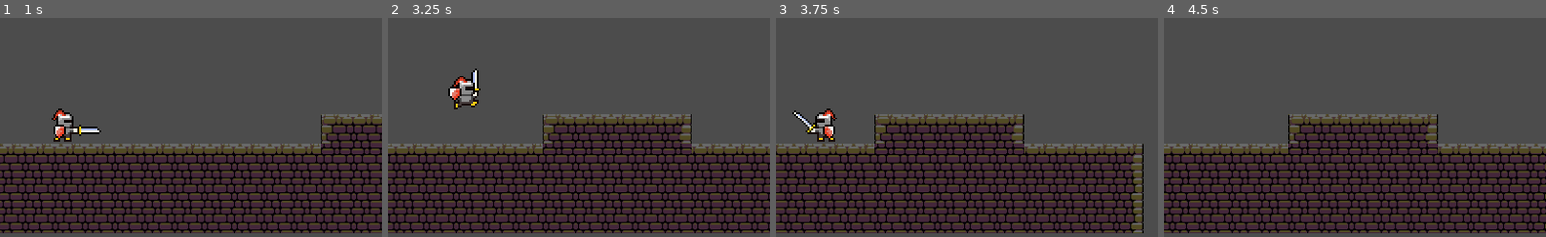
Above: before the commit, frames 1-4 (left to right).
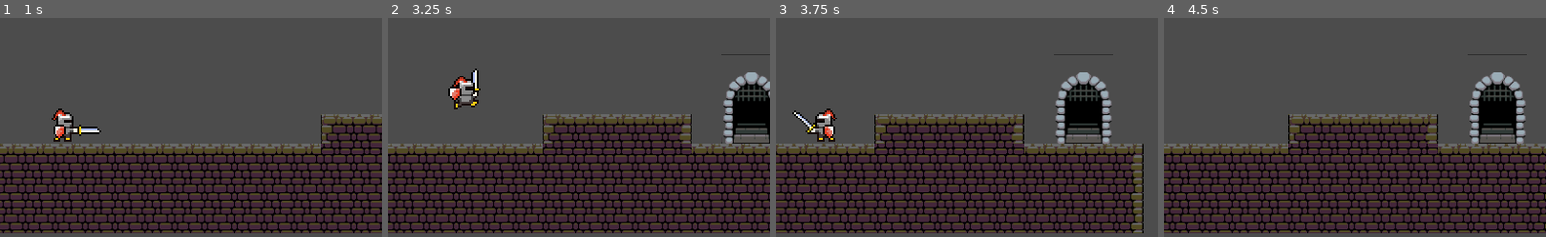
Above: after the commit, the same moments.

Repository: dim35/CEN3031-Project
Game: Godot game, scene res://environment_scenes/World.tscn
The game is run twice, just before and just after one commit, with the same random seed, the same clock (stepped at 60 frames per second) and the same inputs. This scene is started directly instead of the project's main scene.
Inputs:
- Up to frame 1 (1 s): hold D (move_right) from 0.53 s (still down); hold X (attack) from 0.53 s (still down); tap Up (jump) at 0.77 s
- Up to frame 2 (3.25 s): release D (move_right) at 1.28 s; release X (attack) at 1.28 s; hold A (move_left) 1.28-2.03 s; tap X (attack) at 1.35, 2.85 s; tap Up (jump) at 1.52, 3.02 s; hold X (attack) 2.03-2.78 s; hold D (move_right) from 2.03 s (still down)
- Up to frame 3 (3.75 s): release D (move_right) at 3.53 s; hold A (move_left) from 3.53 s (still down); hold X (attack) from 3.53 s (still down)
- Up to frame 4 (4.5 s): keep holding A (move_left); tap Up (jump) at 3.77 s; release X (attack) at 4.28 s; tap X (attack) at 4.35 s
The pictures show only the part of the screen within x 50-100%, y 35-85%; the shares and areas given below are measured in that part.

Frame 1 is identical in both runs. In frame 2, 3.1% of the frame differs, in the area x 87-100%, y 16-58%; in frame 3, 3.5%; in frame 4, 3.6%, in the area x 79-95%, y 16-58%.

Commit message:
Add door leading to splash screen

Diff:
--- a/environment_scenes/World.gd
+++ b/environment_scenes/World.gd
@@ -43,3 +43,11 @@
 	$Canvas/HUD/Mana.max_value = $PlayerSpawner/Container.get_child(0).MAX_MANA
 	$Canvas/HUD/Mana.rect_size = Vector2($PlayerSpawner/Container.get_child(0).MAX_MANA, 8)
 	update_mana_bar()
+
+func _on_Door_body_entered( body ):
+	if body.get_parent() == $PlayerSpawner/Container:
+		level_complete()
+
+func level_complete():
+	var my_scene = load("res://screens/splash_screen/splash_screen.tscn")
+	get_tree().change_scene_to(my_scene)
--- a/environment_scenes/World.tscn
+++ b/environment_scenes/World.tscn
@@ -1,10 +1,15 @@
-[gd_scene load_steps=6 format=2]
+[gd_scene load_steps=7 format=2]
 
 [ext_resource path="res://environment_scenes/World.gd" type="Script" id=1]
 [ext_resource path="res://assets/tilesets/CastleTileset.tres" type="TileSet" id=2]
 [ext_resource path="res://gui/HUD.tscn" type="PackedScene" id=3]
 [ext_resource path="res://entity_scenes/MobSpawner.tscn" type="PackedScene" id=4]
 [ext_resource path="res://entity_scenes/PlayerSpawner.gd" type="Script" id=5]
+
+[sub_resource type="RectangleShape2D" id=1]
+
+custom_solver_bias = 0.0
+extents = Vector2( 10, 10 )
 
 [node name="World" type="Node2D" index="0"]
 
@@ -30,11 +35,29 @@
 collision_mask = 1
 occluder_light_mask = 1
 format = 1
-tile_data = PoolIntArray( 983047, 20, 0, 983048, 19, 0, 983049, 19, 0, 983050, 19, 0, 983051, 23, 0, 983067, 1, 0, 983068, 19, 0, 983069, 19, 0, 983070, 19, 0, 983071, 23, 0, 1048576, 1, 0, 1048577, 0, 0, 10485 …(1586 unchanged characters)…
+tile_data = PoolIntArray( -1114142, 24, 0, 852001, 13, 0, 852002, 37, 0, 917537, 17, 0, 917538, 14, 0, 983047, 20, 0, 983048, 19, 0, 983049, 19, 0, 983050, 19, 0, 983051, 23, 0, 983067, 1, 0, 983068, 19, 0, 983069, 19, 0, 983070, 19, 0, 983071, 23, 0, 983073, 16, 0, 983074, 15, 0, 1048576, 1, 0, 1048577, 0, 0, 10485 …(1586 unchanged characters)…
 _sections_unfolded = [ "Cell", "Collision", "Material", "Occluder", "Pause", "Transform", "Visibility", "Z Index" ]
 __meta__ = {
 "_edit_lock_": true
 }
+
+[node name="Door" type="Area2D" parent="TileMap" index="0"]
+
+position = Vector2( 1088, 464 )
+scale = Vector2( 1, 1.5 )
+input_pickable = true
+gravity_vec = Vector2( 0, 1 )
+gravity = 98.0
+linear_damp = 0.1
+angular_damp = 1.0
+audio_bus_override = false
+audio_bus_name = "Master"
+
+[node name="Collision" type="CollisionShape2D" parent="TileMap/Door" index="0"]
+
+position = Vector2( 0, 10.6667 )
+scale = Vector2( 2.46154, 2.46154 )
+shape = SubResource( 1 )
 
 [node name="Canvas" type="CanvasLayer" parent="." index="1"]
 
@@ -51,3 +74,5 @@
 script = ExtResource( 5 )
 
 [node name="MobSpawner" parent="." index="3" instance=ExtResource( 4 )]
+
+[connection signal="body_entered" from="TileMap/Door" to="." method="_on_Door_body_entered"]
--- a/screens/login_screen/login_screen.tscn
+++ b/screens/login_screen/login_screen.tscn
@@ -3,7 +3,7 @@
 [ext_resource path="res://screens/login_screen/login_screen.gd" type="Script" id=1]
 [ext_resource path="res://screens/login_screen/load.tscn" type="PackedScene" id=2]
 
-[node name="Control" type="Control" index="0"]
+[node name="Control" type="Control"]
 
 anchor_left = 0.5
 anchor_top = 0.5
